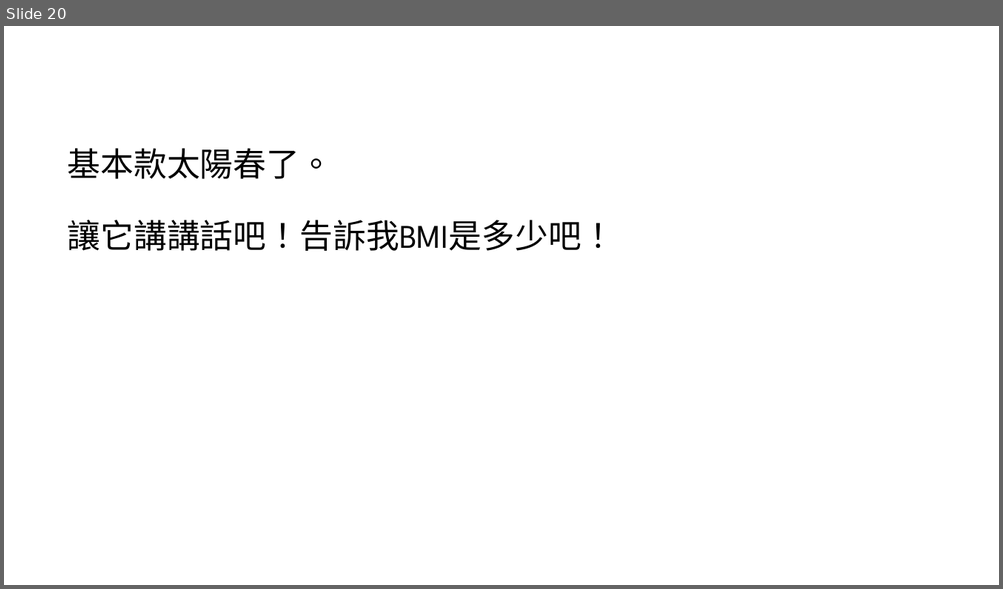
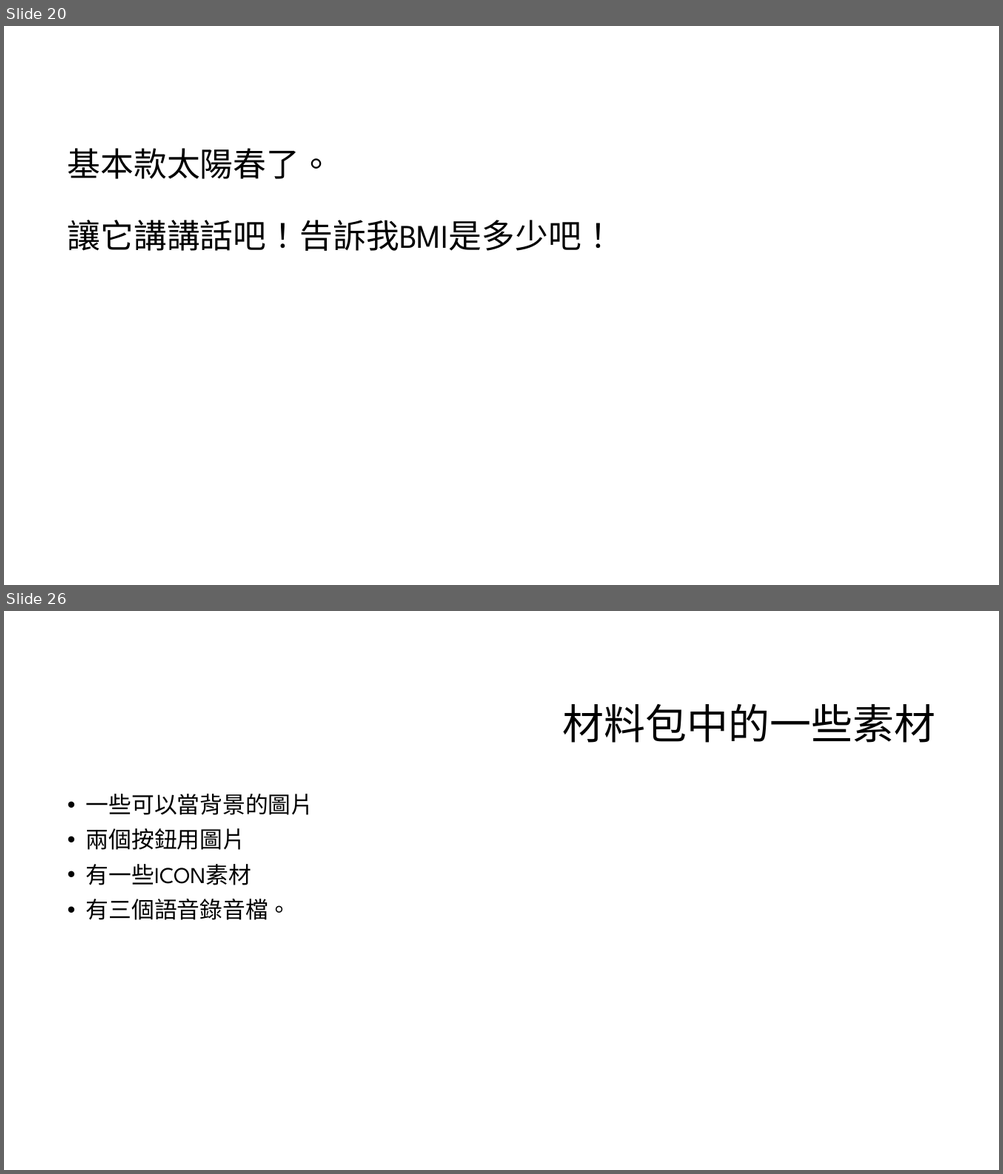
Before and after one commit to liulawsi/My_PPTs, a slide deck: CHING JIAN/AppInventor/03_你的BMI正常嗎.pptx. Shown one above the other, each under a label of ours: slide 20 before the commit, slides 20 and 26 after it; the slides between them are not shown. The pictures are 1003x589 and 1003x1174 pixels, drawn with LibreOffice and Linux fonts; fonts in the diff are those of the drawing; background and template pictures are left out. Boxes give left, top, right and bottom in pixels: in the first picture for what was removed or moved away, otherwise in the second. Text is boxed around its words. In the diff, an @@ line names an element or a change of style, - is before the commit and + after.

```diff
--- a/CHING JIAN/AppInventor/03_你的BMI正常嗎.pptx
+++ b/CHING JIAN/AppInventor/03_你的BMI正常嗎.pptx
@@ slide 26 added at (4,611,999,1170), background #FFFFFF @@
@@ title added at (563,704,936,743), 40 pt, text #000000 @@
+材料包中的一些素材
@@ text added at (86,794,313,920), 22 pt, text #000000 @@
+• 一些可以當背景的圖片
+• 兩個按鈕用圖片
+• 有一些ICON素材
+• 有三個語音錄音檔。
```
Also in this commit, not shown: 2 slides changed, 5 other slides added, 1 slide removed, 9 other files.
